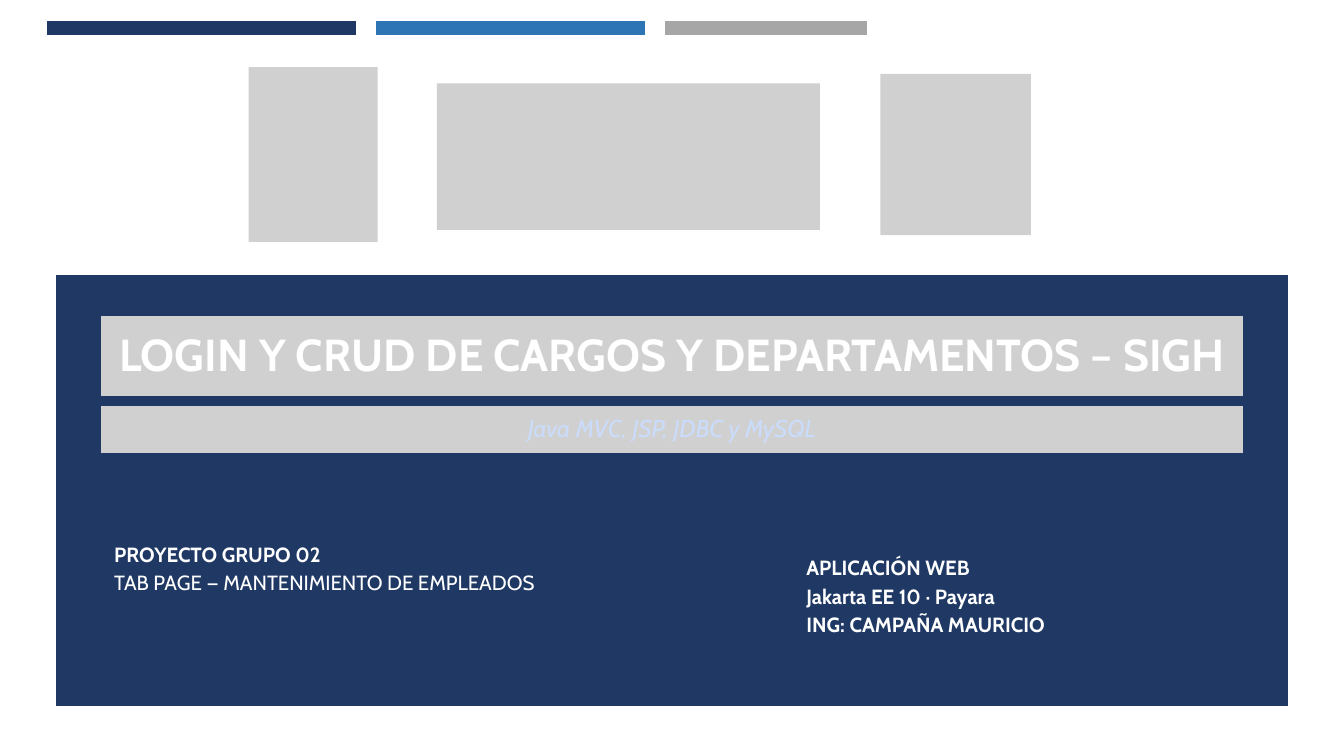
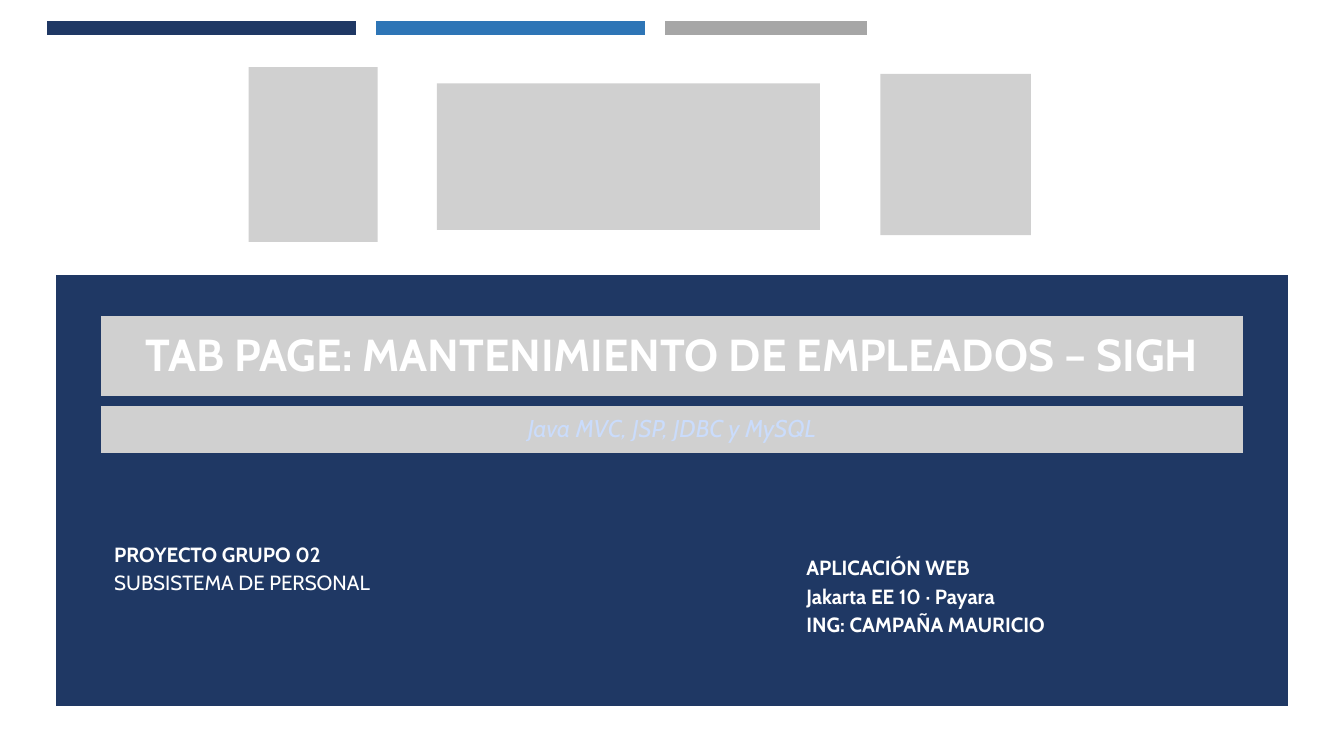
Before and after one commit to Josue-Chango/SIDH_GR02, a slide deck: slide 1 of JAVA/TABPAGE/02. DOCUMENTACION/LOGIN_CRUD_JAVA_MYSQL_GR02_FINAL.pptx. Drawn at 1344x756 pixels with LibreOffice and Linux fonts; fonts in the diff are those of the drawing; grey boxes stand for pictures. Boxes give left, top, right and bottom in pixels: in the first picture for what was removed or moved away, otherwise in the second. Text is boxed around its words. In the diff, an @@ line names an element or a change of style, - is before the commit and + after.

```diff
--- a/JAVA/TABPAGE/02. DOCUMENTACION/LOGIN_CRUD_JAVA_MYSQL_GR02_FINAL.pptx
+++ b/JAVA/TABPAGE/02. DOCUMENTACION/LOGIN_CRUD_JAVA_MYSQL_GR02_FINAL.pptx
@@ text at (146,339,1197,371): text changed @@
-LOGIN Y CRUD DE CARGOS Y DEPARTAMENTOS – SIGH
+TAB PAGE: MANTENIMIENTO DE EMPLEADOS – SIGH
@@ text at (114,575,369,591): text changed @@
-TAB PAGE — MANTENIMIENTO DE EMPLEADOS
+SUBSISTEMA DE PERSONAL
```
Also in this commit, not shown: 8 other slides changed.
